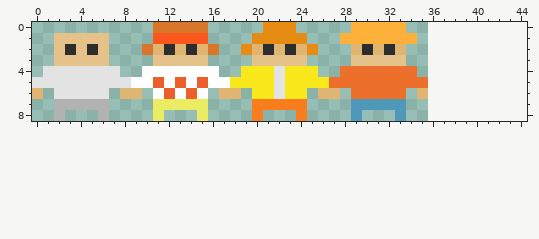
Pixel-art sprite, stored at assets/characters.png. Above, as it was before the edit.
The file is 36x9 pixels. Colours within 5 levels of each other are drawn and written as one. The old version is drawn lined up with the new one, on the new canvas.
The result:
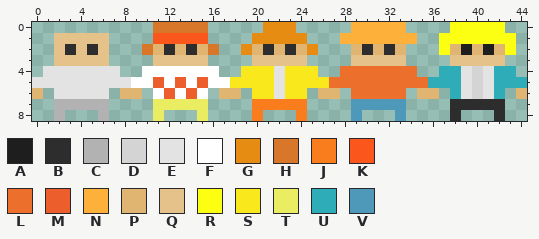
Palette (. is transparent): A #1e1e1e  B #2d2d2d  C #b2b2b2  D #d4d4d4  E #e3e3e3  F #ffffff  G #e78c13  H #d87629  J #f97d1c  K #fb561c  L #ec6f2b  M #ec5f2d  N #fdb13a  P #dfb571  Q #e5c28a  R #fcff11  S #f9e91c  T #eaec61  U #2eacb8  V #4e98ba
The edit:
canvas 36x9 -> 45x9
Changed rows in their new state; - is an unchanged pixel.
first column x 36:
0 --RRRRR--
1 -RRRRRRR-
2 -RPAPAPR-
3 --QQQQQ--
4 -UUEDEUU-
5 UUUEDEUUU
6 P-UEDEU-P
7 --BBBBB--
8 --B---B--
